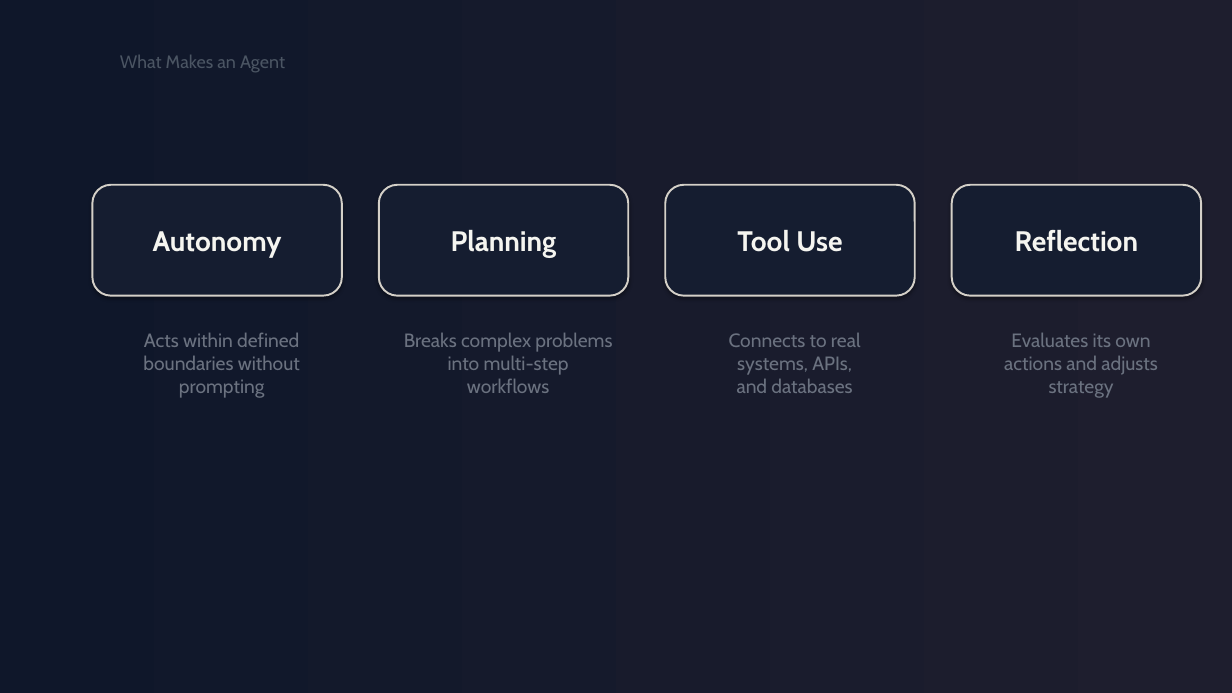
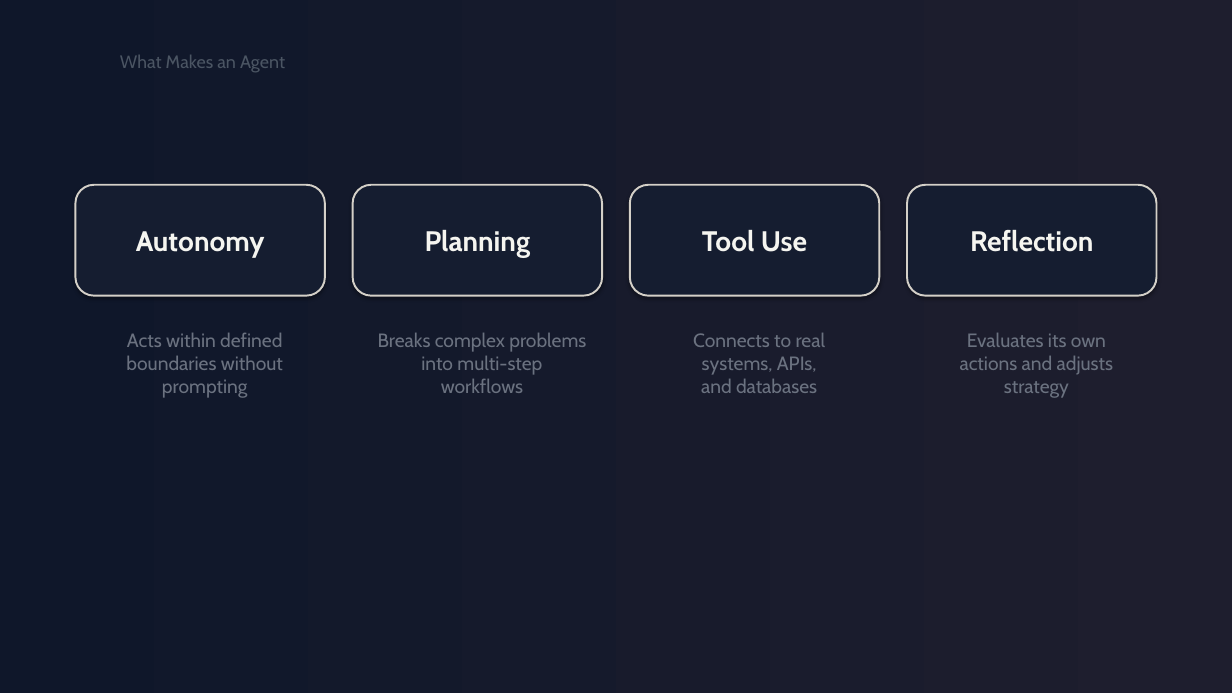
Before and after one commit to Anthony50102/MicroUSPresentation, a slide deck: slide 8 of presentation/presentation-v4-gradient-noir.pptx. Drawn at 1232x693 pixels with LibreOffice and Linux fonts; fonts in the diff are those of the drawing. Boxes give left, top, right and bottom in pixels: in the first picture for what was removed or moved away, otherwise in the second. Text is boxed around its words. In the diff, an @@ line names an element or a change of style, - is before the commit and + after.

```diff
--- a/presentation/presentation-v4-gradient-noir.pptx
+++ b/presentation/presentation-v4-gradient-noir.pptx
@@ rounded rectangle "Autonomy": place and size @@
-rounded rectangle "Autonomy" at bbox=[92, 185, 342, 296]
+rounded rectangle "Autonomy" at bbox=[76, 185, 325, 296]
@@ rounded rectangle "Planning": place and size @@
-rounded rectangle "Planning" at bbox=[379, 185, 628, 296]
+rounded rectangle "Planning" at bbox=[353, 185, 603, 296]
@@ rounded rectangle "Tool Use": place and size @@
-rounded rectangle "Tool Use" at bbox=[665, 185, 915, 296]
+rounded rectangle "Tool Use" at bbox=[630, 185, 880, 296]
@@ rounded rectangle "Reflection": place and size @@
-rounded rectangle "Reflection" at bbox=[952, 185, 1202, 296]
+rounded rectangle "Reflection" at bbox=[908, 185, 1157, 296]
@@ text "Acts within defined boundaries without ...": place and size @@
-text "Acts within defined boundaries without ..." at bbox=[143, 333, 300, 398]
+text "Acts within defined boundaries without ..." at bbox=[126, 333, 283, 398]
@@ text "Breaks complex problems into multi-step ...": place and size @@
-text "Breaks complex problems into multi-step ..." at bbox=[404, 333, 612, 393]
+text "Breaks complex problems into multi-step ..." at bbox=[378, 333, 586, 393]
@@ text "Connects to real systems, APIs, ...": place and size @@
-text "Connects to real systems, APIs, ..." at bbox=[729, 333, 861, 393]
+text "Connects to real systems, APIs, ..." at bbox=[693, 333, 826, 393]
@@ text "Evaluates its own actions and ...": place and size @@
-text "Evaluates its own actions and ..." at bbox=[1004, 333, 1157, 398]
+text "Evaluates its own actions and ..." at bbox=[960, 333, 1113, 398]
```
Also in this commit, not shown: 12 other slides changed, 3 other files.
